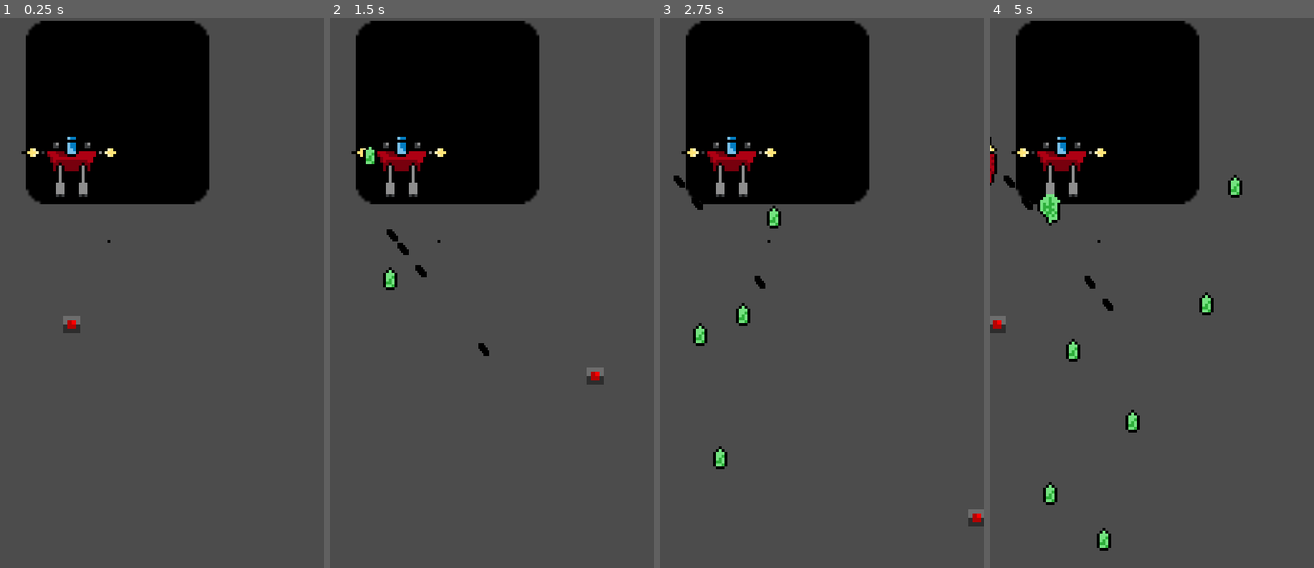
Above: before the commit, frames 1-4 (left to right).
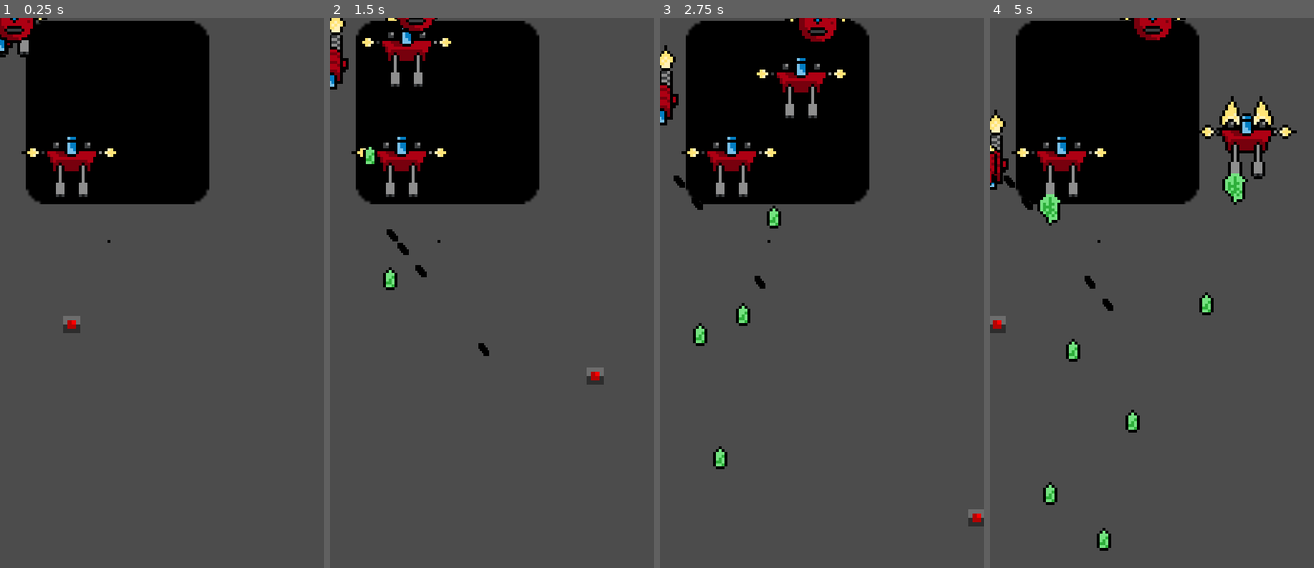
Above: after the commit, the same moments.

Repository: Fl0xy/LD44_Your_life_is_currency
Game: Godot game, scene res://scenes/henrik_test.tscn
The game is run twice, just before and just after one commit, with the same random seed, the same clock (stepped at 60 frames per second) and the same inputs. This scene is started directly instead of the project's main scene. The engine's default icon, where the game draws it, is replaced by a stand-in: a white triangle on a blue panel in a dark square.
Inputs:
- Up to frame 1 (0.25 s): no input
- Up to frame 2 (1.5 s): tap Enter (ui_accept) at 0.5, 0.77 s; hold D (right) 0.53-1.28 s; tap Space (fire) at 0.6, 1.35 s; hold S (down) from 1.28 s (still down)
- Up to frame 3 (2.75 s): tap Enter (ui_accept) at 1.52 s; release S (down) at 2.03 s; hold D (right) from 2.03 s (still down); tap Space (fire) at 2.1 s
- Up to frame 4 (5 s): release D (right) at 2.78 s; hold Up (ui_up) 2.78-3.53 s; tap Space (fire) at 2.85, 3.6, 4.35 s; tap Enter (ui_accept) at 3.02, 3.77, 4.52 s; hold A (left) from 3.53 s (still down)

The runs differ from the first frame. In frame 1, 0.6% of the frame differs, in the area x 0-15%, y 0-8%; in frame 2, 1.4%; in frame 3, 1.7%; in frame 4, 2.8%, in the area x 0-95%, y 0-34%.

Commit message:
fixed rocket collision; added explosion spawn, when rocket is hit; fixed try again button, does now actually work

Diff:
--- a/assets/enemys/explosion.gd
+++ b/assets/enemys/explosion.gd
@@ -2,6 +2,9 @@
 
 var fadeout: bool = false
 var fade: float = 1
+
+func spawn_enemy():
+	pass #somewhere the game is calling this, so it has to be here. nt shure why though
 
 func _process(delta):
 	if fadeout:
@@ -17,3 +20,4 @@
 func _on_Timer_timeout():
 	fadeout = true;
 	$Area2D/CollisionShape2D.disabled = true
+	queue_free()
--- a/assets/enemys/explosion.tscn
+++ b/assets/enemys/explosion.tscn
@@ -35,5 +35,4 @@
 stream = ExtResource( 3 )
 volume_db = -18.909
 autoplay = true
-
 [connection signal="timeout" from="Timer" to="." method="_on_Timer_timeout"]
--- a/assets/enemys/rocket.gd
+++ b/assets/enemys/rocket.gd
@@ -3,6 +3,8 @@
 export var target_global_position : Vector2 = Vector2(50, 50)
 export var speed = 30.0
 export var turning_speed = 1.0
+
+var explosion = preload("res://assets/enemys/explosion.tscn")
 
 var heading = Vector2(0, 1)
 
@@ -22,3 +24,11 @@
 	heading = heading.rotated(turn_by)
 
 	global_position += heading * delta * speed
+
+func _on_Area2D_area_entered(area):
+	if area.is_in_group("blackProjectile"):
+		#destroy
+		var node = explosion.instance()
+		get_parent().add_child(node)
+		node.global_position = global_position
+		queue_free()
--- a/assets/enemys/rocket.tscn
+++ b/assets/enemys/rocket.tscn
@@ -24,3 +24,4 @@
 [node name="CollisionShape2D" type="CollisionShape2D" parent="Area2D"]
 position = Vector2( 0, 2 )
 shape = SubResource( 2 )
+[connection signal="area_entered" from="Area2D" to="." method="_on_Area2D_area_entered"]
--- a/scenes/EnemySpawner.gd
+++ b/scenes/EnemySpawner.gd
@@ -5,12 +5,13 @@
 
 func _ready():
 	spawn_enemy()
+	pass
 
 func spawn_enemy():
 	var node = enemy_scene.instance()
 	#print(node, get_global_position())
 	#node.set_global_position(get_global_position())
 	node.direction = direction
-	add_child(node)
+	add_child(node)# weird wenn get_parent().add_child() dann wird die ready function nicht ausgeführt?
 	#node zuerst in baum einbinden dann erst is ein effektives setzen der globalen werte möglich
 	node.set_global_position(get_global_position())
--- a/scenes/henrik_test.tscn
+++ b/scenes/henrik_test.tscn
@@ -31,13 +31,10 @@
 visible = false
 
 [node name="rapid_fire_gun_ship" parent="." instance=ExtResource( 5 )]
-visible = false
 
 [node name="rocket_ship" parent="." instance=ExtResource( 6 )]
-visible = false
 
 [node name="beam_sphere" parent="." instance=ExtResource( 7 )]
-visible = false
 
 [node name="Player" parent="." instance=ExtResource( 8 )]
 position = Vector2( 24.9121, 107.09 )
--- a/scenes/main.tscn
+++ b/scenes/main.tscn
@@ -21,9 +21,11 @@
 [node name="waves" type="Node2D" parent="."]
 
 [node name="wave1" type="Node2D" parent="waves"]
+editor/display_folded = true
 script = ExtResource( 4 )
 
 [node name="wave" type="Node2D" parent="waves/wave1"]
+editor/display_folded = true
 
 [node name="EnemySpawnerGS" parent="waves/wave1/wave" instance=ExtResource( 5 )]
 position = Vector2( 93.9189, 18.614 )
@@ -51,6 +53,7 @@
 autostart = true
 
 [node name="wave2" type="Node2D" parent="waves"]
+editor/display_folded = true
 script = ExtResource( 4 )
 
 [node name="wave" type="Node2D" parent="waves/wave2"]
@@ -90,6 +93,7 @@
 [node name="EnemySpawnerR" parent="waves/wave3/wave" instance=ExtResource( 5 )]
 position = Vector2( 101.56, -61.7948 )
 enemy_scene = ExtResource( 8 )
+direction = Vector2( 0, 1 )
 
 [node name="EnemySpawnerR2" parent="waves/wave3/wave" instance=ExtResource( 5 )]
 position = Vector2( 101.56, -61.7948 )
@@ -120,7 +124,6 @@
 wait_time = 15.0
 one_shot = true
 autostart = true
-
 [connection signal="timeout" from="waves/wave1/Timer" to="waves/wave1" method="_on_Timer_timeout"]
 [connection signal="timeout" from="waves/wave2/Timer" to="waves/wave2" method="_on_Timer_timeout"]
 [connection signal="timeout" from="waves/wave3/Timer" to="waves/wave3" method="_on_Timer_timeout"]
